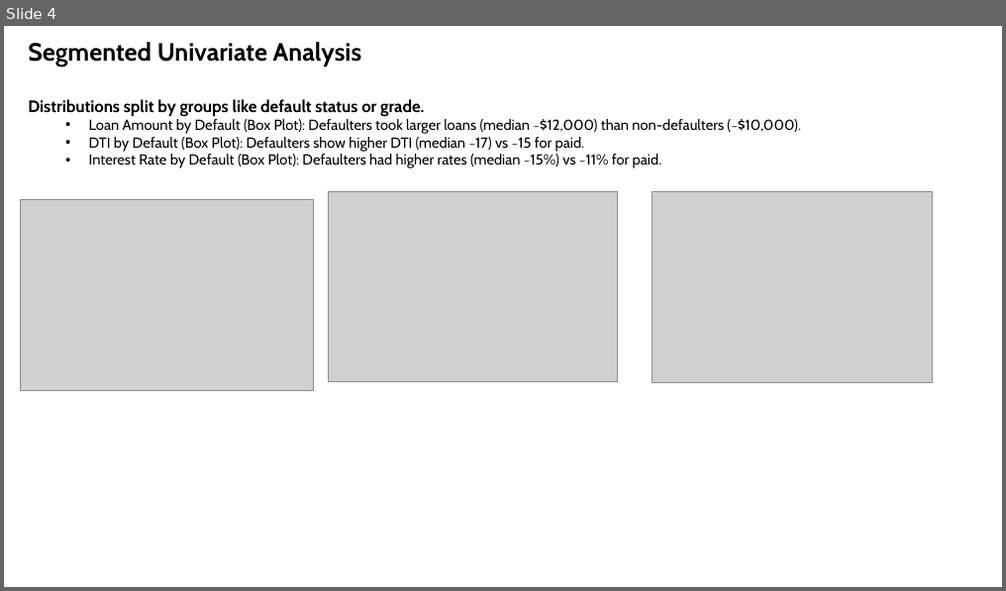
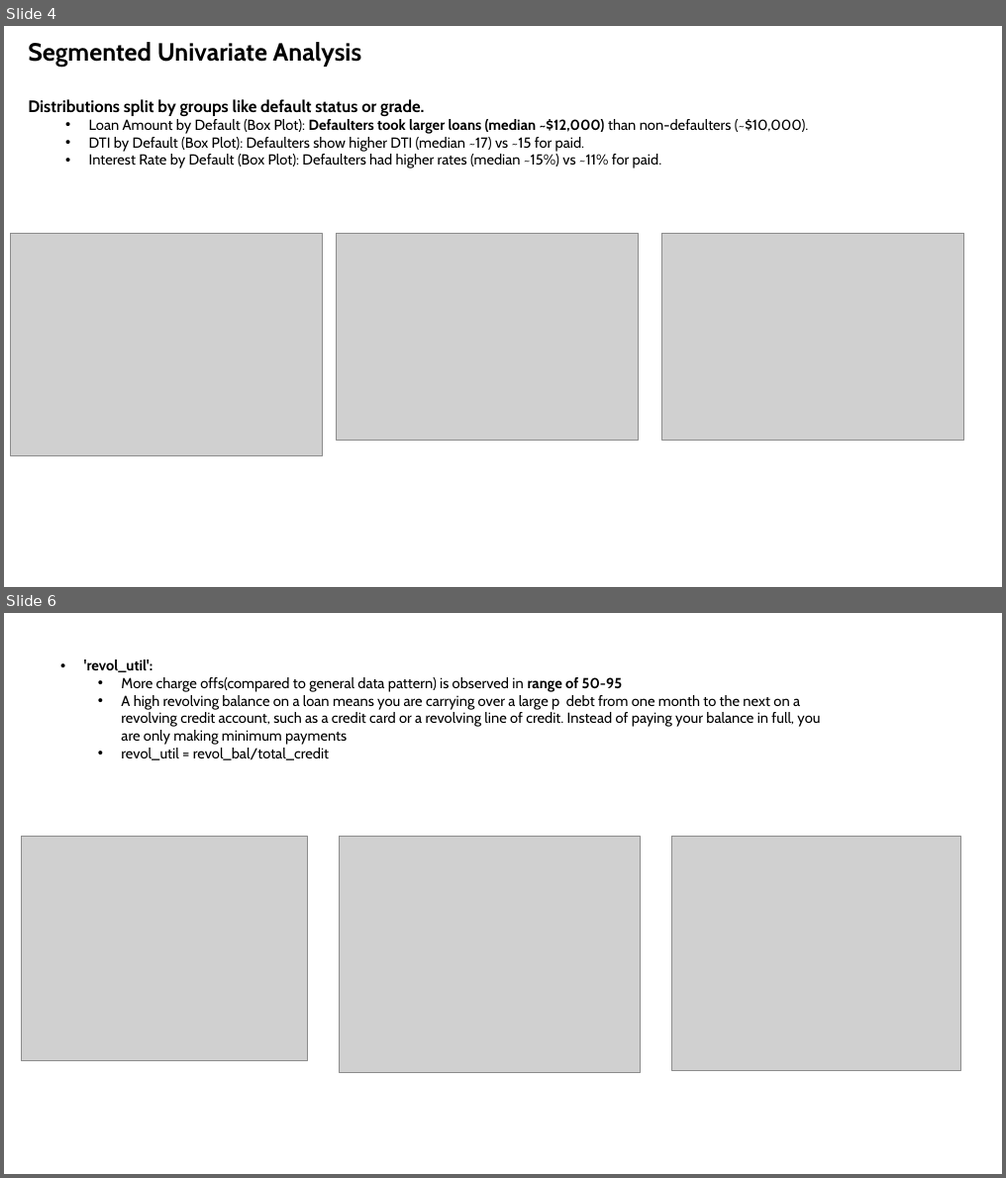
Before and after one commit to VFulara/LendingClubCaseStudy, a slide deck: Presentation.pptx. Shown one above the other, each under a label of ours: slide 4 before the commit, slides 4 and 6 after it; the slides between them are not shown. The pictures are 1006x591 and 1006x1178 pixels, drawn with LibreOffice and Linux fonts; fonts in the diff are those of the drawing; grey boxes stand for pictures. Boxes give left, top, right and bottom in pixels: in the first picture for what was removed or moved away, otherwise in the second. Text is boxed around its words. In the diff, an @@ line names an element or a change of style, - is before the commit and + after.

```diff
--- a/Presentation.pptx
+++ b/Presentation.pptx
@@ slide 6 added at (4,613,1002,1174), background #FFFFFF @@
@@ text added at (84,660,820,761), 14 pt, text #000000 @@
+  • 'revol_util':
+    • More charge offs(compared to general data pattern) is observed in range of 50-95
+    • A high revolving balance on a loan means you are carrying over a large p debt from one month to the next on a revolving credit account, such as a credit card or a revolving line of credit. Instead of paying your balance in full, you are only making minimum payments
+    • revol_util = revol_bal/total_credit
@@ picture added at (21,836,308,1061) @@
@@ picture added at (339,836,641,1072) @@
@@ picture added at (672,836,960,1071) @@
@@ slide 4 changed as well @@
@@ text at (89,119,809,134): bold on in "Defaulters took larger loans (median ~$12,000)" @@
@@ picture: place and size @@
-picture at (21,199,313,390)
+picture at (10,233,322,457)
@@ picture: place and size @@
-picture at (328,191,617,382)
+picture at (337,233,639,440)
@@ picture: place and size @@
-picture at (651,191,933,383)
+picture at (662,233,964,440)
```
Also in this commit, not shown: 6 other slides changed, 4 other slides added, 3 slides removed, 5 other files.
